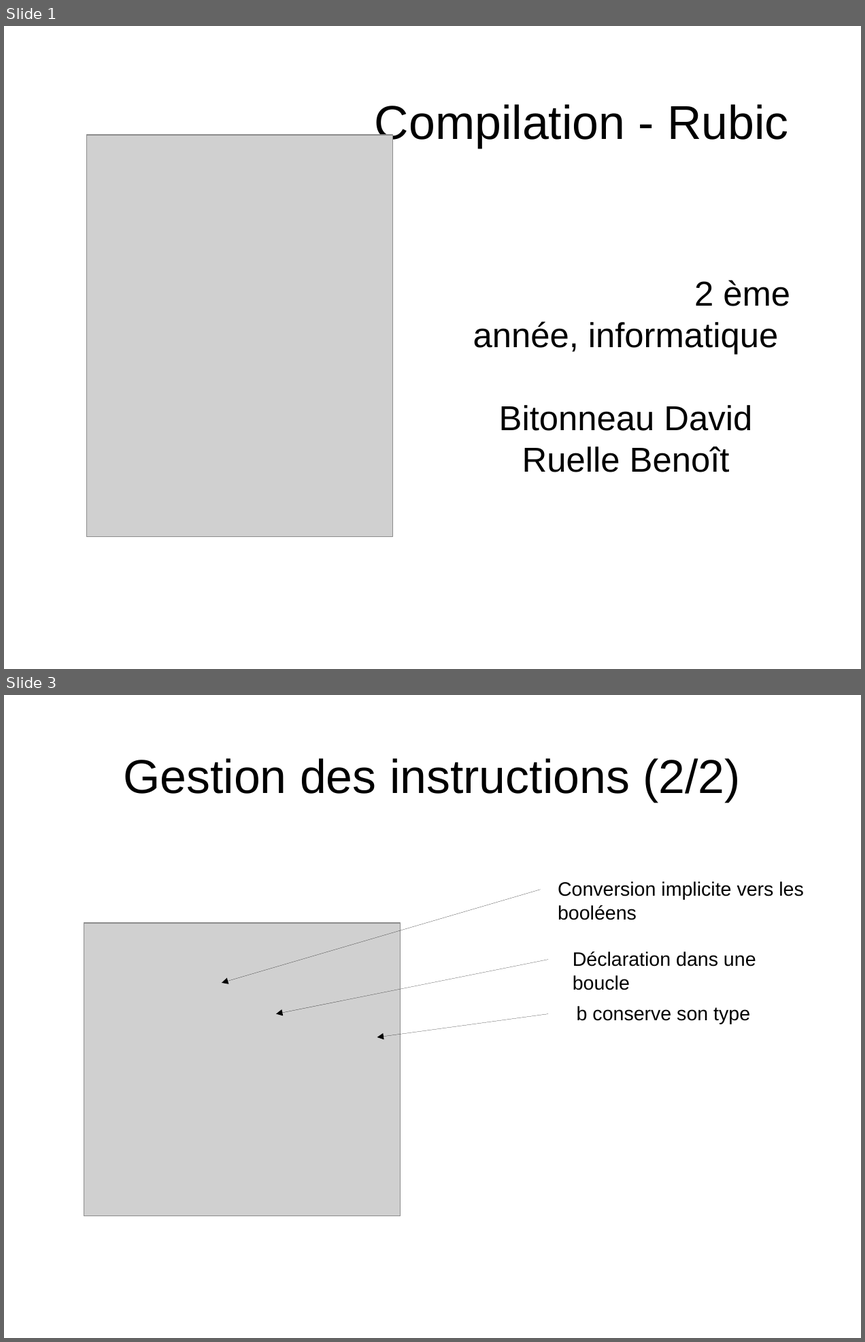
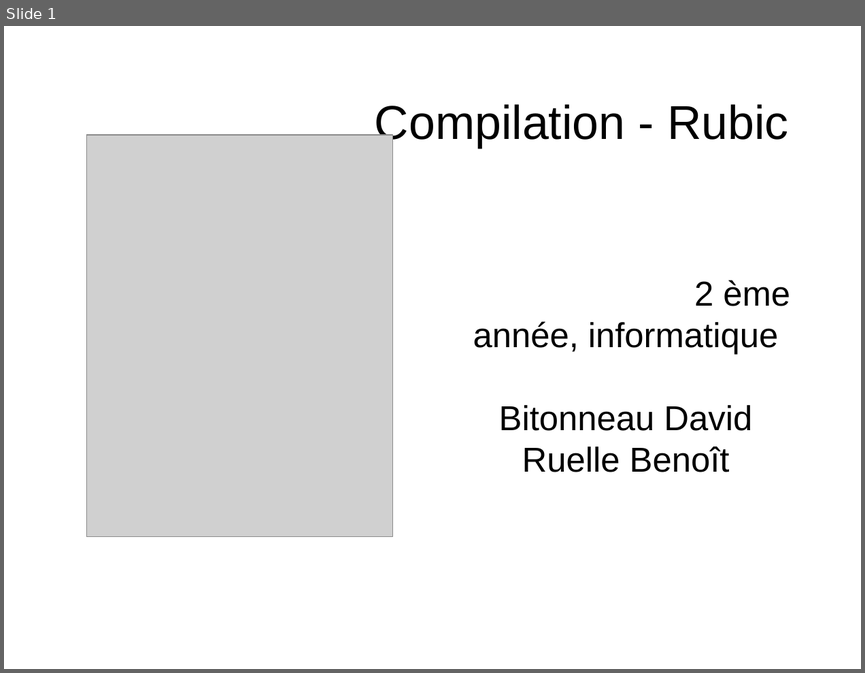
Before and after one commit to uOptim/rubic-enseirb, a slide deck: rapport/soutenance.odp. Shown one above the other, each under a label of ours: slides 1 and 3 before the commit, slide 1 after it; the slides between them are not shown. The pictures are 865x1342 and 865x673 pixels, drawn with LibreOffice and Linux fonts; fonts in the diff are those of the drawing; grey boxes stand for pictures. Boxes give left, top, right and bottom in pixels: in the first picture for what was removed or moved away, otherwise in the second. Text is boxed around its words. In the diff, an @@ line names an element or a change of style, - is before the commit and + after.

```diff
--- a/rapport/soutenance.odp
+++ b/rapport/soutenance.odp
@@ slide 3 removed at box(4, 695, 861, 1338), background #FFFFFF @@
@@ title removed at box(123, 758, 740, 802) @@
-Gestion des instructions (2/2)
@@ arrow removed from (541, 889) to (222, 983) @@
@@ text removed at box(558, 881, 804, 920) @@
-Conversion implicite vers les booléens
@@ picture removed at box(84, 923, 400, 1216) @@
@@ arrow removed from (548, 960) to (276, 1014) @@
@@ text removed at box(572, 951, 756, 990) @@
-Déclaration dans une boucle
@@ arrow removed from (548, 1014) to (377, 1037) @@
@@ text removed at box(577, 1006, 750, 1024) @@
-b conserve son type
```
Also in this commit, not shown: 1 slide changed, 1 slide added.
